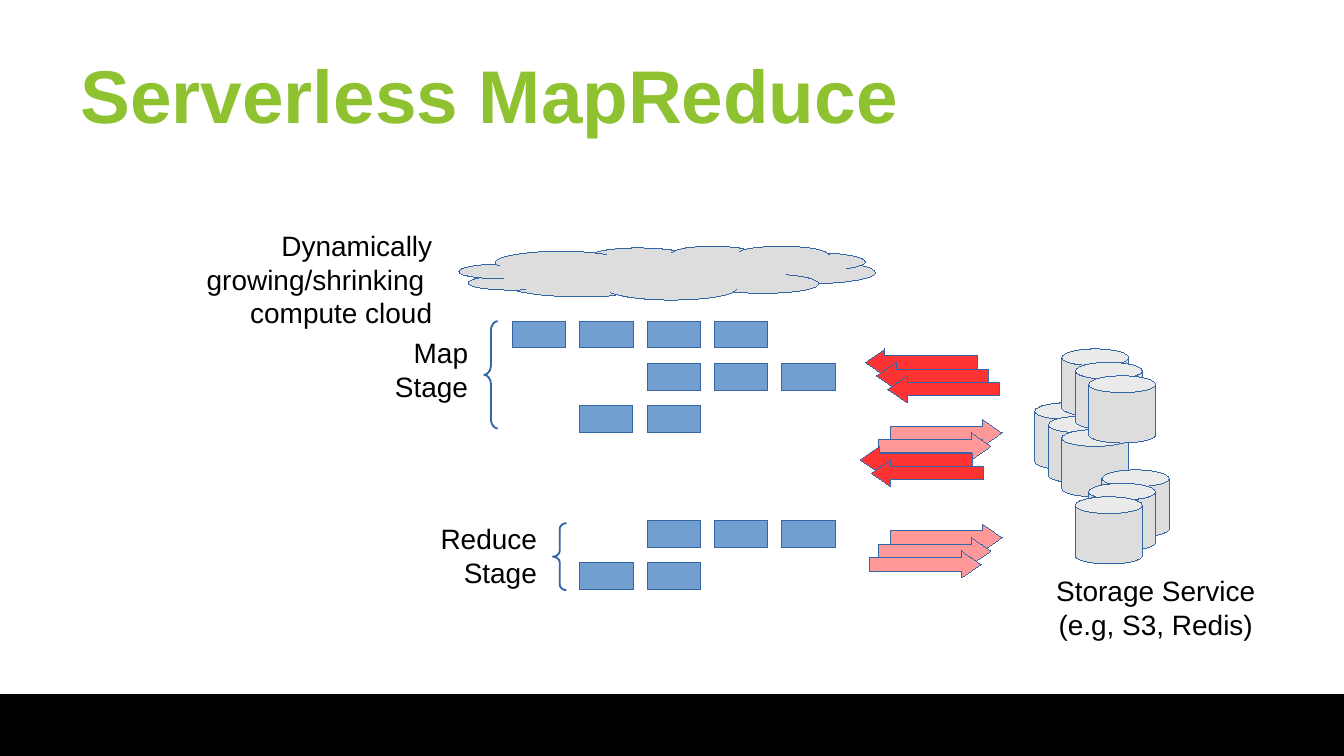
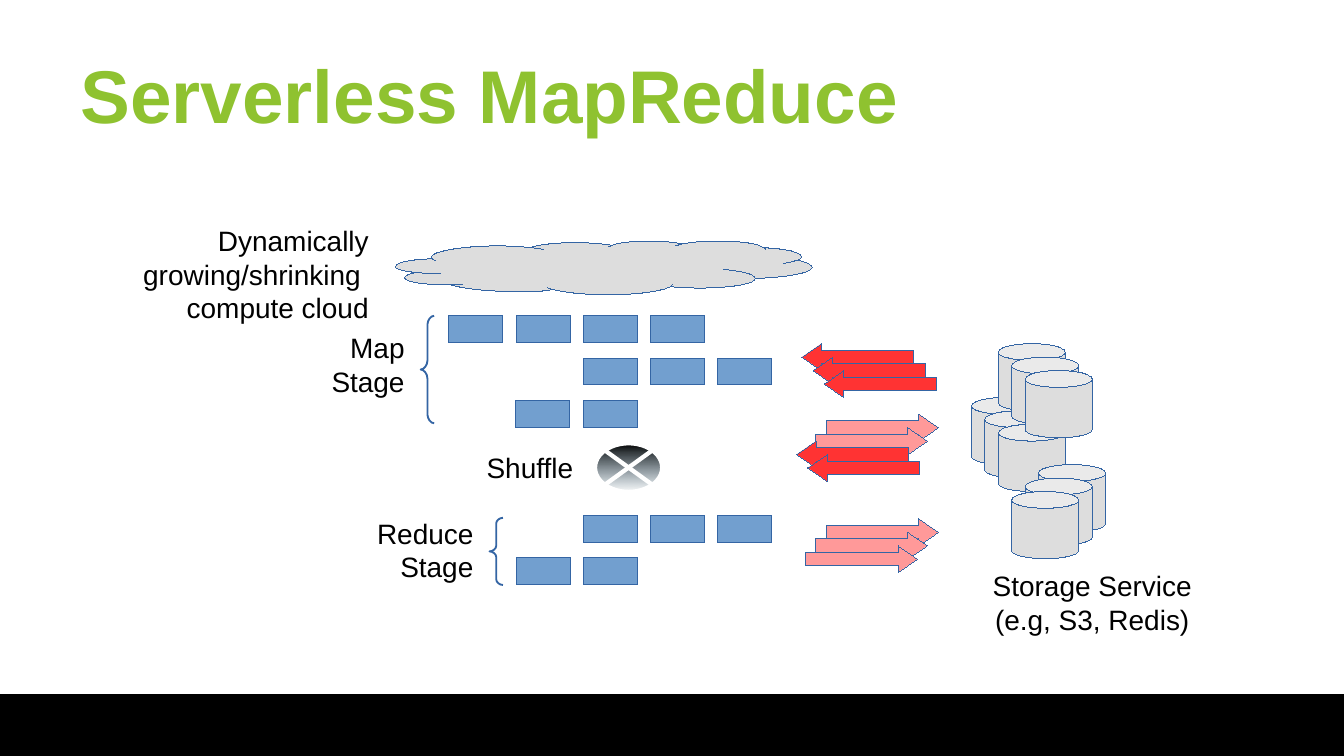
Before and after one commit to huangyibo/spark-summit-18, a slide deck: slide 5 of slides/spark-summit-18.odp. Drawn at 1344x756 pixels with LibreOffice and Linux fonts; fonts in the diff are those of the drawing; background and template pictures are left out. Boxes give left, top, right and bottom in pixels: in the first picture for what was removed or moved away, otherwise in the second. Text is boxed around its words. In the diff, an @@ line names an element or a change of style, - is before the commit and + after.

Commit message:
slides

```diff
--- a/slides/spark-summit-18.odp
+++ b/slides/spark-summit-18.odp
@@ 14 rectangles, 10 left arrows, 9 cylinders, 4 texts, 3 freeform shapes: place and size @@
-14 rectangles, 10 left arrows, 9 cylinders, 4 texts, 3 freeform shapes at (207, 235, 1255, 640)
+14 rectangles, 10 left arrows, 9 cylinders, 4 texts, 3 freeform shapes at (143, 230, 1191, 635)
@@ flow chart summing junction added at (595, 444, 663, 492), fill gradient #000000 to #133A51, outline #FFFFFF 2.3 pt @@
@@ text added at (487, 457, 574, 479), 15 pt, text #000000 @@
+Shuffle
```
